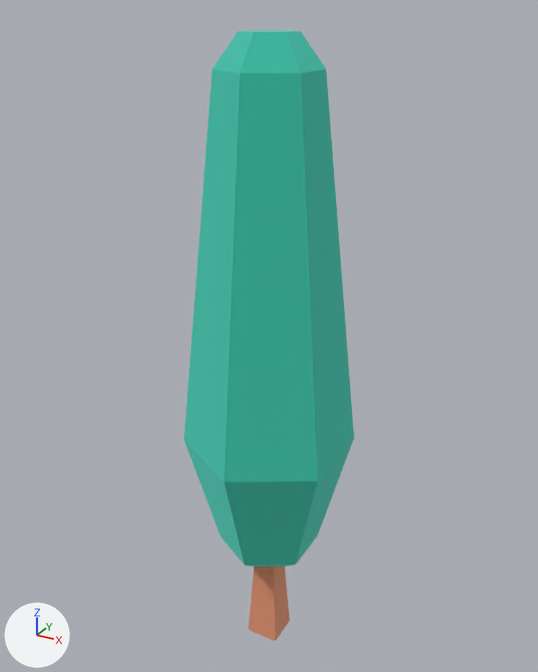
A saved change to the glTF model assets/props/nature/tree_tall.glb.
Rendered twice from a camera (50 mm lens) standing at (0.84, -1.528, 1.682) and looking at (-0.023, 0.04, 0.898). Every picture has the same lights, and +X, +Y and +Z are marked at lower left. The picture after the commit comes second. Where no turn or scale is listed for an object, it has been applied to the vertices. Vertices at exactly the same position are counted once.

Before the edit, the objects in view are built like this:
```python
me_mesh_tree_tall = bpy.data.meshes.new('Mesh tree_tall')
me_mesh_tree_tall.from_pydata(...)  # 38 vertices, 72 faces; spans x -0.2..0.2, y -0.23..0.23, z 0.0..1.69
# faces by material slot: [62, 10]
me_mesh_tree_tall.materials.append(mat_leafsgreen)  # cyan #70e6d6
me_mesh_tree_tall.materials.append(mat_woodbark)  # beige #f2be9e
ob_tree_tall = bpy.data.objects.new('tree_tall', me_mesh_tree_tall)
ob_tree_tall.location = (0.0, 0.0, -0.05)
```
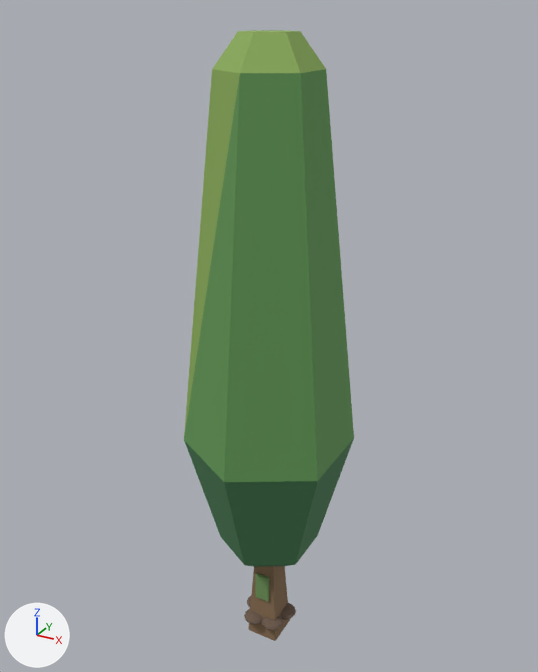
Pixel boxes [x1, y1, x2, y2] of what changed, in the pictures (538 x 672 px):
part 1 of me_mesh_tree_tall, added: after [280, 603, 296, 620]
part 2 of me_mesh_tree_tall, added: after [244, 609, 263, 625]
part 3 of me_mesh_tree_tall, added: after [262, 615, 284, 631]
part 4 of me_mesh_tree_tall, added: after [255, 573, 269, 602]
part 5 of me_mesh_tree_tall, recoloured (cyan to dark green): [184, 439, 354, 567] in both
part 6 of me_mesh_tree_tall, recoloured (cyan to green): [184, 69, 354, 482] in both
part 7 of me_mesh_tree_tall, recoloured (cyan to green): [184, 30, 326, 436] in both
part 8 of me_mesh_tree_tall, recoloured (darker): [248, 566, 290, 641] in both

Edits to the bpy script that builds the scene:
```text
Add mat_leaflight_002:
    mat_leaflight_002 = principled_material('leafLight.002')
    mat_leaflight_002.base_color = (0.26, 0.42, 0.1)  # green #8bad59
    mat_leaflight_002.roughness = 0.8
Add mat_leafdark_002:
    mat_leafdark_002 = principled_material('leafDark.002')
    mat_leafdark_002.base_color = (0.06, 0.2, 0.08)  # dark green #457c50
    mat_leafdark_002.roughness = 0.8
Add mat_leafmid_002:
    mat_leafmid_002 = principled_material('leafMid.002')
    mat_leafmid_002.base_color = (0.12, 0.31, 0.09)  # green #619755
    mat_leafmid_002.roughness = 0.8
Add mat_moss_002:
    mat_moss_002 = principled_material('moss.002')
    mat_moss_002.base_color = (0.16, 0.3, 0.1)  # green #6f9559
    mat_moss_002.roughness = 0.95
Add mat_barkdark_002:
    mat_barkdark_002 = principled_material('barkDark.002')
    mat_barkdark_002.base_color = (0.15, 0.1, 0.07)  # brown #6c594b
    mat_barkdark_002.roughness = 0.9
Add mat_bark_002:
    mat_bark_002 = principled_material('bark.002')
    mat_bark_002.base_color = (0.24, 0.15, 0.08)  # brown #866c50
    mat_bark_002.roughness = 0.9
Change me_mesh_tree_tall:
    used by ob_tree_tall; location = (0.0, 0.0, -0.05)
    remove me_mesh_tree_tall.from_pydata(...)  # 38 vertices, 72 faces; spans x -0.2..0.2, y -0.23..0.23, z 0.0..1.69
    add me_mesh_tree_tall.from_pydata(...)  # 418 vertices, 804 faces; spans x -0.2..0.2, y -0.23..0.23, z 0.0..1.69
    me_mesh_tree_tall part 1: a new loose piece, a UV sphere (12 segments, 6 rings, poles along z) spanning x 0.012..0.078, y -0.014..0.052, z 0.047..0.077, in mat_barkdark_002 (brown #6c594b)
    me_mesh_tree_tall part 2: a new loose piece, a UV sphere (12 segments, 6 rings, poles along z) spanning x -0.058..0.007, y -0.075..-0.009, z 0.047..0.077, in mat_barkdark_002 (brown #6c594b)
    me_mesh_tree_tall part 3: a new loose piece, a UV sphere (12 segments, 6 rings, poles along z) spanning x -0.001..0.065, y -0.07..-0.004, z 0.047..0.077, in mat_barkdark_002 (brown #6c594b)
    me_mesh_tree_tall part 4: a new loose piece, a box spanning x -0.021..0.021, y -0.0453..-0.0373, z 0.14..0.2244, in mat_moss_002 (green #6f9559)
    me_mesh_tree_tall part 5: 34 faces spanning x -0.2..0.2, y -0.23..0.23, z 0.29..0.66 switch from mat_leafsgreen (cyan #70e6d6) to mat_leafdark_002 (dark green #457c50)
    me_mesh_tree_tall part 6: 9 faces spanning x -0.2..0.2, y -0.23..0.23, z 0.66..1.61 switch from mat_leafsgreen (cyan #70e6d6) to mat_leafmid_002 (green #619755)
    me_mesh_tree_tall part 7: 19 faces spanning x -0.2..0.11, y -0.13..0.23, z 0.66..1.69 switch from mat_leafsgreen (cyan #70e6d6) to mat_leaflight_002 (green #8bad59)
    me_mesh_tree_tall part 8: 10 faces spanning x -0.05..0.05, y -0.05..0.05, z 0.0..0.29 switch from mat_woodbark (beige #f2be9e) to mat_bark_002 (brown #866c50)
    other edits to the shape of me_mesh_tree_tall do not show in these pictures
    add me_mesh_tree_tall.materials.append(mat_barkdark_002)  # brown #6c594b
    add me_mesh_tree_tall.materials.append(mat_moss_002)  # green #6f9559
Remove ob_tmpparent:
    ob_tmpparent = bpy.data.objects.new('tmpParent', None)
    ob_tmpparent.location = (0.0, 0.0, 0.0)
```
